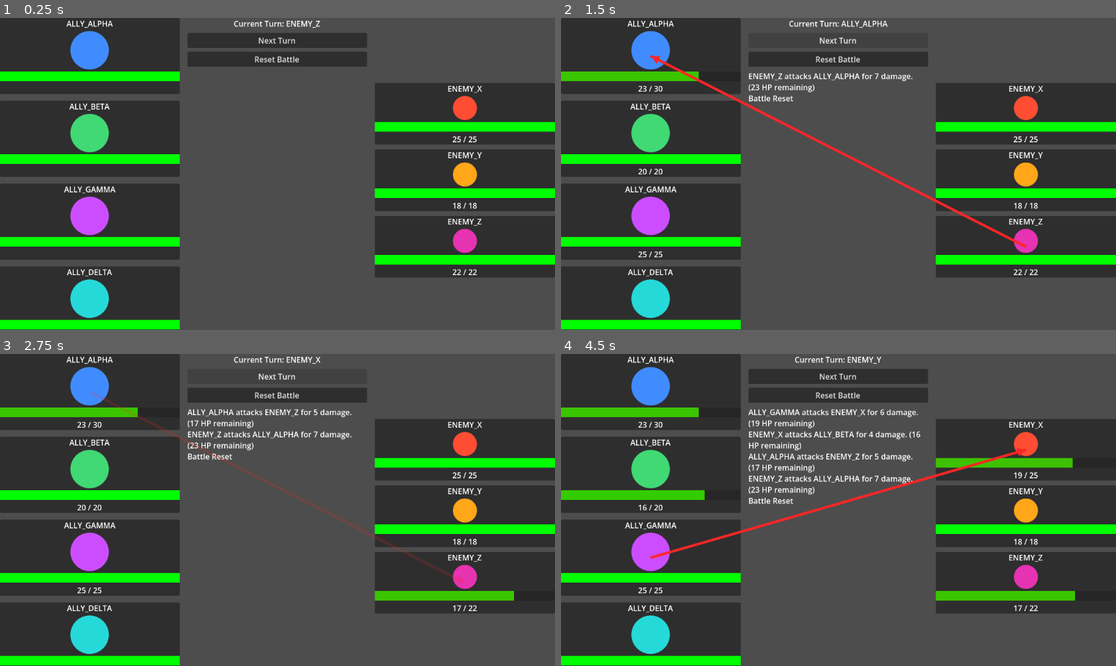
Above: before the commit, frames 1-4 (two rows, left to right).
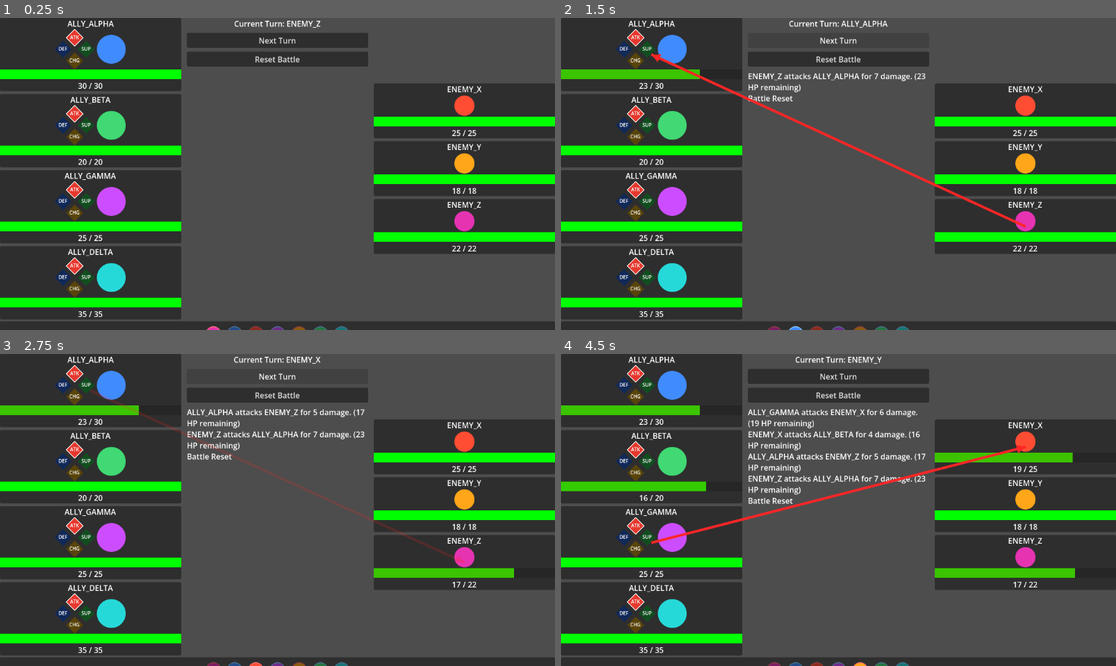
Above: after the commit, the same moments.

Repository: BrickwaII/MechEngineer
Game: Godot game, scene res://battle/main.tscn
The game is run twice, just before and just after one commit, with the same random seed, the same clock (stepped at 60 frames per second) and the same inputs.
Inputs (mouse positions are in pixels of both pictures, inside the frame that each line leads up to):
- Up to frame 1 (0.25 s): no input
- Up to frame 2 (1.5 s): click "Reset Battle" at 0.5 s; click "Next Turn" at 1.25 s
- Up to frame 3 (2.75 s): click "Next Turn" at 2 s
- Up to frame 4 (4.5 s): click "Next Turn" at 2.75 s; move the mouse to (960, 494) at 3.52 s; click (960, 494) at 3.67 s; tap Enter at 4.25 s; move the mouse to (727, 525) at 4.27 s; click (727, 525) at 4.42 s

The runs differ from the first frame. In frame 1, 25% of the frame differs, in the area x 0-100%, y 0-100%; in frame 2, 26%; in frame 3, 26%; in frame 4, 27%.
Error before the commit: Parse Error: Cannot infer the type of "d" variable because the value doesn't have a set type. (res://battle/command_selector.gd:93)

Commit message:
Add turn order bar, defend-first priority, compress bot card UI
- Defenders always act first in turn order (then sorted by speed)
- Bot cards: smaller icon (60px allies, 42px enemies), smaller command
  selector (80x80), tighter spacing and padding
- New TurnOrderBar at screen bottom: shows full round order with colored
  circles, ally/enemy border tint, dim for waiting, gray for dead,
  bright white for active bot

Co-Authored-By: Claude Sonnet 4.6 <noreply@anthropic.com>

Diff:
--- a/battle/bot_card.gd
+++ b/battle/bot_card.gd
@@ -13,9 +13,15 @@
 func setup(data: BotData, icon_size: int, interactive: bool = false) -> void:
 	bot_data = data
 
+	# Tighten card padding
+	add_theme_constant_override("margin_top", 4)
+	add_theme_constant_override("margin_bottom", 4)
+	add_theme_constant_override("margin_left", 6)
+	add_theme_constant_override("margin_right", 6)
+
 	var vbox := VBoxContainer.new()
 	vbox.alignment = BoxContainer.ALIGNMENT_CENTER
-	vbox.add_theme_constant_override("separation", 4)
+	vbox.add_theme_constant_override("separation", 2)
 	add_child(vbox)
 
 	# Name
@@ -24,10 +30,24 @@
 	_name_label.horizontal_alignment = HORIZONTAL_ALIGNMENT_CENTER
 	vbox.add_child(_name_label)
 
-	# Colored circle icon
+	# Row: command selector (allies only) + circle icon side by side
+	var icon_row := HBoxContainer.new()
+	icon_row.alignment = BoxContainer.ALIGNMENT_CENTER
+	icon_row.add_theme_constant_override("separation", 6)
+	vbox.add_child(icon_row)
+
+	if interactive:
+		_cmd_selector = CommandSelector.new()
+		icon_row.add_child(_cmd_selector)
+		_cmd_selector.custom_minimum_size = Vector2(80, 80)
+		_cmd_selector.set_selected(data.command)
+		_cmd_selector.command_selected.connect(func(cmd: BotData.Command) -> void:
+			bot_data.command = cmd
+		)
+
 	var icon_center := CenterContainer.new()
 	icon_center.custom_minimum_size = Vector2(icon_size, icon_size)
-	vbox.add_child(icon_center)
+	icon_row.add_child(icon_center)
 
 	var icon_panel := Panel.new()
 	icon_panel.custom_minimum_size = Vector2(icon_size, icon_size)
@@ -64,15 +84,6 @@
 	_hp_label.horizontal_alignment = HORIZONTAL_ALIGNMENT_CENTER
 	vbox.add_child(_hp_label)
 
-	# Command selector (ally cards only)
-	if interactive:
-		_cmd_selector = CommandSelector.new()
-		vbox.add_child(_cmd_selector)
-		_cmd_selector.set_selected(data.command)
-		_cmd_selector.command_selected.connect(func(cmd: BotData.Command) -> void:
-			bot_data.command = cmd
-		)
-
 	update_display()
 
 func update_display() -> void:
--- a/battle/command_selector.gd
+++ b/battle/command_selector.gd
@@ -10,14 +10,14 @@
 	BotData.Command.CHARGE,
 ]
 
-const _COLORS := {
-	BotData.Command.ATTACK:  Color(0.90, 0.22, 0.18),  # red
-	BotData.Command.DEFEND:  Color(0.18, 0.42, 0.92),  # blue
-	BotData.Command.SUPPORT: Color(0.18, 0.80, 0.32),  # green
-	BotData.Command.CHARGE:  Color(0.92, 0.70, 0.10),  # gold
+const _COLORS: Dictionary = {
+	BotData.Command.ATTACK:  Color(0.90, 0.22, 0.18),
+	BotData.Command.DEFEND:  Color(0.18, 0.42, 0.92),
+	BotData.Command.SUPPORT: Color(0.18, 0.80, 0.32),
+	BotData.Command.CHARGE:  Color(0.92, 0.70, 0.10),
 }
 
-const _LABELS := {
+const _LABELS: Dictionary = {
 	BotData.Command.ATTACK:  "ATK",
 	BotData.Command.DEFEND:  "DEF",
 	BotData.Command.SUPPORT: "SUP",
@@ -37,8 +37,8 @@
 # ── Geometry helpers ─────────────────────────────────────────────────────────
 
 func _diamond_center(cmd: BotData.Command) -> Vector2:
-	var c := size * 0.5
-	var r := minf(size.x, size.y) * 0.30
+	var c: Vector2 = size * 0.5
+	var r: float = minf(size.x, size.y) * 0.30
 	match cmd:
 		BotData.Command.ATTACK:  return c + Vector2(0.0, -r)
 		BotData.Command.DEFEND:  return c + Vector2(-r,  0.0)
@@ -60,25 +60,25 @@
 # ── Drawing ──────────────────────────────────────────────────────────────────
 
 func _draw() -> void:
-	var h    := _half_size()
-	var font := ThemeDB.fallback_font
+	var h: float = _half_size()
+	var font: Font = ThemeDB.fallback_font
 	var fsize: int = 10
 
 	for cmd in _COMMANDS:
-		var ctr  := _diamond_center(cmd)
-		var pts  := _diamond_pts(ctr, h)
-		var base : Color = _COLORS[cmd]
-		var fill := base if cmd == _selected else base.darkened(0.62)
+		var ctr: Vector2 = _diamond_center(cmd)
+		var pts: PackedVector2Array = _diamond_pts(ctr, h)
+		var base: Color = _COLORS[cmd]
+		var fill: Color = base if cmd == _selected else base.darkened(0.62)
 
 		draw_colored_polygon(pts, fill)
 
 		if cmd == _selected:
-			var ring := PackedVector2Array([pts[0], pts[1], pts[2], pts[3], pts[0]])
+			var ring: PackedVector2Array = PackedVector2Array([pts[0], pts[1], pts[2], pts[3], pts[0]])
 			draw_polyline(ring, Color.WHITE, 1.5)
 
-		var lbl  : String = _LABELS[cmd]
-		var sz   := font.get_string_size(lbl, HORIZONTAL_ALIGNMENT_LEFT, -1, fsize)
-		var tpos := ctr + Vector2(-sz.x * 0.5, fsize * 0.38)
+		var lbl: String = _LABELS[cmd]
+		var sz: Vector2 = font.get_string_size(lbl, HORIZONTAL_ALIGNMENT_LEFT, -1, fsize)
+		var tpos: Vector2 = ctr + Vector2(-sz.x * 0.5, fsize * 0.38)
 		draw_string(font, tpos, lbl, HORIZONTAL_ALIGNMENT_LEFT, -1, fsize, Color.WHITE)
 
 # ── Input ────────────────────────────────────────────────────────────────────
@@ -88,9 +88,9 @@
 			and event.button_index == MOUSE_BUTTON_LEFT
 			and event.pressed):
 		return
-	var h := _half_size()
+	var h: float = _half_size()
 	for cmd in _COMMANDS:
-		var d := event.position - _diamond_center(cmd)
+		var d: Vector2 = event.position - _diamond_center(cmd)
 		if abs(d.x) + abs(d.y) <= h:
 			_selected = cmd
 			command_selected.emit(cmd)
--- a/battle/main.gd
+++ b/battle/main.gd
@@ -10,27 +10,34 @@
 var _arrow_layer: AttackArrow
 var _ally_column: VBoxContainer
 var _enemy_column: VBoxContainer
+var _turn_order_bar: TurnOrderBar
 
 func _ready() -> void:
 	set_anchors_and_offsets_preset(Control.PRESET_FULL_RECT)
 
+	# Root VBox: battle area (grows) + turn order bar (fixed at bottom)
+	var root_vbox := VBoxContainer.new()
+	root_vbox.set_anchors_and_offsets_preset(Control.PRESET_FULL_RECT)
+	add_child(root_vbox)
+
+	# ── Three-column battle area ────────────────────────────────────────────
 	var hbox := HBoxContainer.new()
-	hbox.set_anchors_and_offsets_preset(Control.PRESET_FULL_RECT)
-	hbox.add_theme_constant_override("separation", 16)
-	add_child(hbox)
+	hbox.size_flags_vertical = Control.SIZE_EXPAND_FILL
+	hbox.add_theme_constant_override("separation", 12)
+	root_vbox.add_child(hbox)
 
-	# ── Ally column (left) ──────────────────────────────────────────────────
+	# Ally column (left)
 	_ally_column = VBoxContainer.new()
 	_ally_column.size_flags_horizontal = Control.SIZE_EXPAND_FILL
-	_ally_column.size_flags_vertical = Control.SIZE_EXPAND_FILL
+	_ally_column.size_flags_vertical   = Control.SIZE_EXPAND_FILL
 	_ally_column.alignment = BoxContainer.ALIGNMENT_CENTER
-	_ally_column.add_theme_constant_override("separation", 14)
+	_ally_column.add_theme_constant_override("separation", 6)
 	hbox.add_child(_ally_column)
 
-	# ── Center column ───────────────────────────────────────────────────────
+	# Center column
 	var center := VBoxContainer.new()
 	center.size_flags_horizontal = Control.SIZE_EXPAND_FILL
-	center.size_flags_vertical = Control.SIZE_EXPAND_FILL
+	center.size_flags_vertical   = Control.SIZE_EXPAND_FILL
 	center.alignment = BoxContainer.ALIGNMENT_BEGIN
 	center.add_theme_constant_override("separation", 8)
 	hbox.add_child(center)
@@ -50,20 +57,24 @@
 
 	_combat_log = RichTextLabel.new()
 	_combat_log.size_flags_vertical = Control.SIZE_EXPAND_FILL
-	_combat_log.custom_minimum_size = Vector2(0, 200)
+	_combat_log.custom_minimum_size = Vector2(0, 100)
 	_combat_log.fit_content = false
 	_combat_log.scroll_active = true
 	center.add_child(_combat_log)
 
-	# ── Enemy column (right) ────────────────────────────────────────────────
+	# Enemy column (right)
 	_enemy_column = VBoxContainer.new()
 	_enemy_column.size_flags_horizontal = Control.SIZE_EXPAND_FILL
-	_enemy_column.size_flags_vertical = Control.SIZE_EXPAND_FILL
+	_enemy_column.size_flags_vertical   = Control.SIZE_EXPAND_FILL
 	_enemy_column.alignment = BoxContainer.ALIGNMENT_CENTER
-	_enemy_column.add_theme_constant_override("separation", 10)
+	_enemy_column.add_theme_constant_override("separation", 6)
 	hbox.add_child(_enemy_column)
 
-	# ── Arrow overlay (must be last child so it renders on top) ─────────────
+	# ── Turn order bar (bottom) ─────────────────────────────────────────────
+	_turn_order_bar = TurnOrderBar.new()
+	root_vbox.add_child(_turn_order_bar)
+
+	# ── Arrow overlay — child of Main so it covers the full screen ──────────
 	_arrow_layer = AttackArrow.new()
 	_arrow_layer.set_anchors_and_offsets_preset(Control.PRESET_FULL_RECT)
 	_arrow_layer.mouse_filter = Control.MOUSE_FILTER_IGNORE
@@ -76,6 +87,11 @@
 	battle_manager.setup_battle(_combat_log, _turn_label)
 
 	_build_bot_cards()
+	_turn_order_bar.rebuild(
+		battle_manager.turn_order,
+		battle_manager.allies,
+		battle_manager.current_turn_index
+	)
 
 	_next_turn_btn.pressed.connect(_on_next_turn_pressed)
 	_reset_btn.pressed.connect(_on_reset_pressed)
@@ -86,13 +102,13 @@
 	for ally in battle_manager.allies:
 		var card := BotCard.new()
 		_ally_column.add_child(card)
-		card.setup(ally, 80, true)   # interactive: player controls these
+		card.setup(ally, 60, true)
 		bot_to_card[ally] = card
 
 	for enemy in battle_manager.enemies:
 		var card := BotCard.new()
 		_enemy_column.add_child(card)
-		card.setup(enemy, 50, false)
+		card.setup(enemy, 42, false)
 		bot_to_card[enemy] = card
 
 func _clear_bot_cards() -> void:
@@ -108,20 +124,30 @@
 
 func _on_next_turn_pressed() -> void:
 	battle_manager.next_turn()
+	_refresh_all_cards()
+	_turn_order_bar.rebuild(
+		battle_manager.turn_order,
+		battle_manager.allies,
+		battle_manager.current_turn_index
+	)
 
 func _on_reset_pressed() -> void:
 	_clear_bot_cards()
 	battle_manager.reset_battle()
 	_build_bot_cards()
+	_turn_order_bar.rebuild(
+		battle_manager.turn_order,
+		battle_manager.allies,
+		battle_manager.current_turn_index
+	)
 
 # ── Signal handlers ──────────────────────────────────────────────────────────
 
 func _on_attack_performed(attacker: BotData, target: BotData) -> void:
 	var from_card: BotCard = bot_to_card.get(attacker)
-	var to_card: BotCard = bot_to_card.get(target)
+	var to_card: BotCard   = bot_to_card.get(target)
 	if from_card and to_card:
 		_arrow_layer.show_attack(
 			from_card.get_global_rect().get_center(),
 			to_card.get_global_rect().get_center()
 		)
-	_refresh_all_cards()
--- /dev/null
+++ b/battle/turn_order_bar.gd
@@ -0,0 +1,85 @@
+extends PanelContainer
+class_name TurnOrderBar
+
+const CIRCLE_SIZE: int = 34
+
+var _hbox: HBoxContainer
+var _entry_nodes: Array[Control] = []
+var _entry_data: Array[BotData] = []
+
+func _ready() -> void:
+	custom_minimum_size = Vector2(0, 70)
+
+	_hbox = HBoxContainer.new()
+	_hbox.alignment = BoxContainer.ALIGNMENT_CENTER
+	_hbox.size_flags_horizontal = Control.SIZE_EXPAND_FILL
+	_hbox.add_theme_constant_override("separation", 10)
+	add_child(_hbox)
+
+# Call this whenever the turn order is (re)built or after each turn.
+func rebuild(turn_order: Array[BotData], allies: Array[BotData], current_index: int) -> void:
+	for child in _hbox.get_children():
+		child.queue_free()
+	_entry_nodes.clear()
+	_entry_data.clear()
+
+	for bot in turn_order:
+		var is_ally: bool = allies.has(bot)
+		var entry: Control = _make_entry(bot, is_ally)
+		_hbox.add_child(entry)
+		_entry_nodes.append(entry)
+		_entry_data.append(bot)
+
+	_apply_highlight(current_index)
+
+# Call after `rebuild` when only the highlight needs updating (mid-round).
+func update_highlight(current_index: int) -> void:
+	_apply_highlight(current_index)
+
+func _apply_highlight(current_index: int) -> void:
+	for i in _entry_nodes.size():
+		var bot: BotData = _entry_data[i]
+		if bot.is_dead:
+			_entry_nodes[i].modulate = Color(0.28, 0.28, 0.28)
+		elif i == current_index:
+			_entry_nodes[i].modulate = Color.WHITE
+		else:
+			_entry_nodes[i].modulate = Color(0.55, 0.55, 0.55)
+
+func _make_entry(bot: BotData, is_ally: bool) -> Control:
+	var vbox := VBoxContainer.new()
+	vbox.alignment = BoxContainer.ALIGNMENT_CENTER
+	vbox.add_theme_constant_override("separation", 2)
+
+	# Colored circle
+	var center := CenterContainer.new()
+	center.custom_minimum_size = Vector2(CIRCLE_SIZE, CIRCLE_SIZE)
+	vbox.add_child(center)
+
+	var panel := Panel.new()
+	panel.custom_minimum_size = Vector2(CIRCLE_SIZE, CIRCLE_SIZE)
+	var style := StyleBoxFlat.new()
+	style.bg_color = bot.color
+	style.corner_radius_top_left     = CIRCLE_SIZE / 2
+	style.corner_radius_top_right    = CIRCLE_SIZE / 2
+	style.corner_radius_bottom_left  = CIRCLE_SIZE / 2
+	style.corner_radius_bottom_right = CIRCLE_SIZE / 2
+	# Thin border to distinguish ally vs enemy
+	style.border_width_top    = 2
+	style.border_width_right  = 2
+	style.border_width_bottom = 2
+	style.border_width_left   = 2
+	style.border_color = Color(0.55, 0.80, 1.0) if is_ally else Color(1.0, 0.45, 0.45)
+	panel.add_theme_stylebox_override("panel", style)
+	center.add_child(panel)
+
+	# Short name label — just the suffix after the last underscore
+	var parts: PackedStringArray = bot.bot_name.split("_")
+	var short_name: String = parts[parts.size() - 1]
+	var label := Label.new()
+	label.text = short_name
+	label.horizontal_alignment = HORIZONTAL_ALIGNMENT_CENTER
+	label.add_theme_font_size_override("font_size", 9)
+	vbox.add_child(label)
+
+	return vbox
--- a/systems/battle_manager.gd
+++ b/systems/battle_manager.gd
@@ -95,7 +95,13 @@
 	for enemy in enemies:
 		if not enemy.is_dead:
 			turn_order.append(enemy)
-	turn_order.sort_custom(func(a: BotData, b: BotData) -> bool: return a.speed > b.speed)
+	turn_order.sort_custom(func(a: BotData, b: BotData) -> bool:
+		var a_def: bool = a.command == BotData.Command.DEFEND
+		var b_def: bool = b.command == BotData.Command.DEFEND
+		if a_def != b_def:
+			return a_def   # defenders always go first
+		return a.speed > b.speed
+	)
 
 func next_turn() -> void:
 	if check_battle_over():
